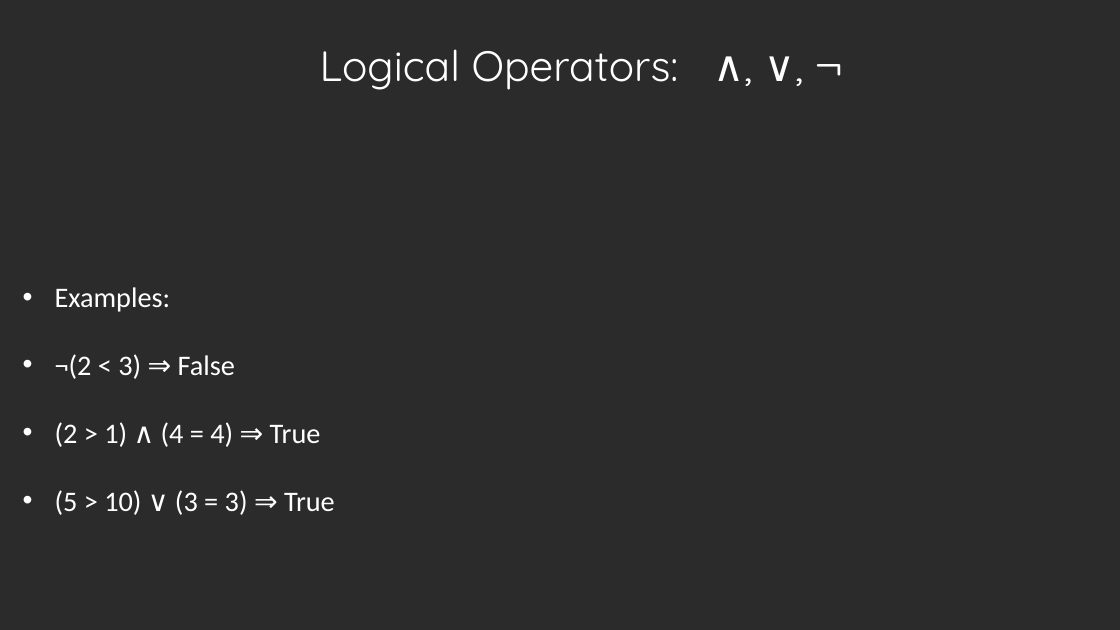
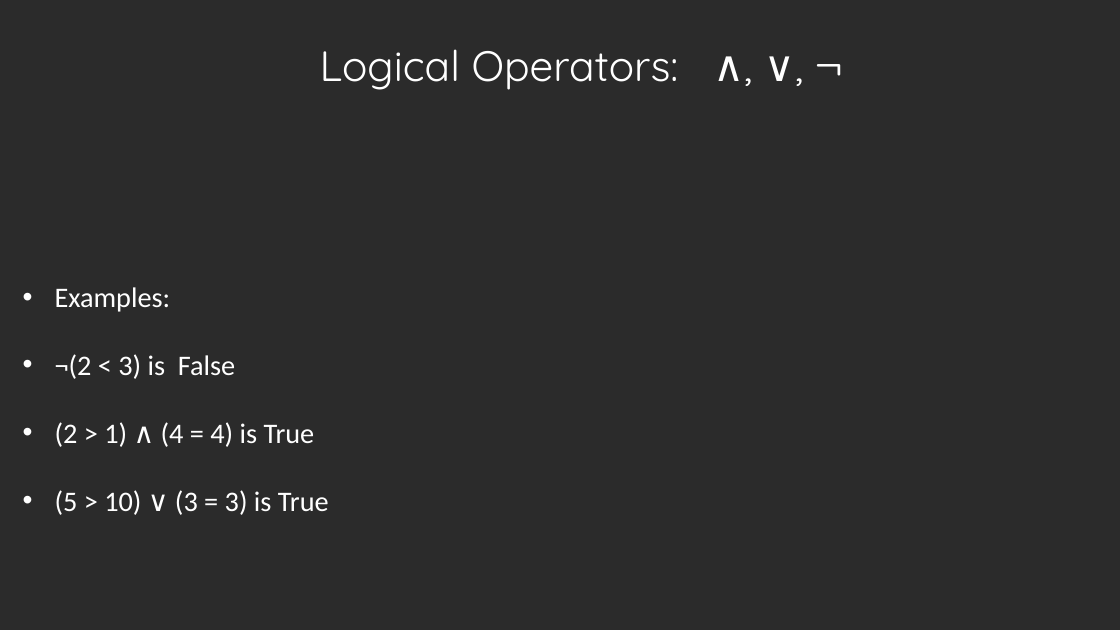
Before and after one commit to knmadnani/knmadnani.github.io, a slide deck: slide 27 of Courses/CS205M/Lec4,5.pptx. Drawn at 1120x630 pixels with LibreOffice and Linux fonts; fonts in the diff are those of the drawing; background and template pictures are left out; a plain dark background stands for a picture behind light text. Boxes give left, top, right and bottom in pixels: in the first picture for what was removed or moved away, otherwise in the second. Text is boxed around its words. In the diff, an @@ line names an element or a change of style, - is before the commit and + after.

```diff
--- a/Courses/CS205M/Lec4,5.pptx
+++ b/Courses/CS205M/Lec4,5.pptx
@@ text at (x1=55, y1=354, x2=329, y2=515): text changed @@
-    • ¬(2 < 3) ⇒ False
-    • (2 > 1) ∧ (4 = 4) ⇒ True
-    • (5 > 10) ∨ (3 = 3) ⇒ True
+    • ¬(2 < 3) is False
+    • (2 > 1) ∧ (4 = 4) is True
+    • (5 > 10) ∨ (3 = 3) is True
```
Also in this commit, not shown: 3 other slides changed, 1 other file.
